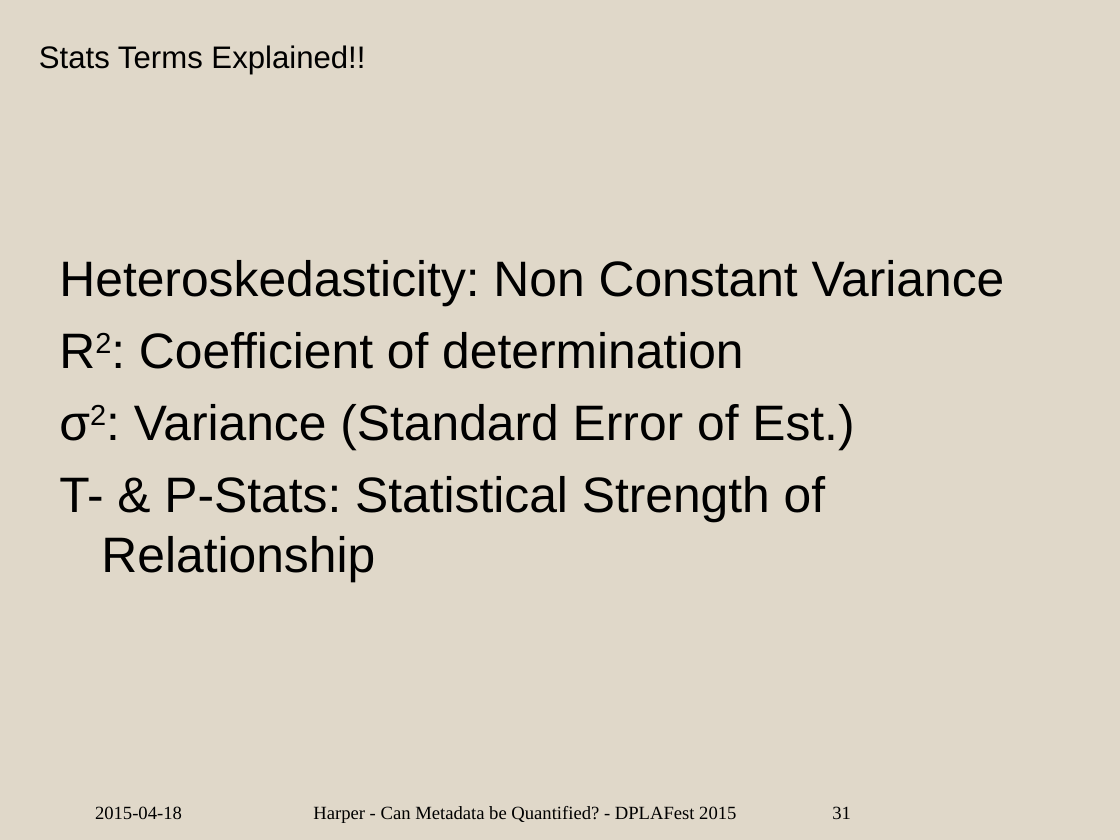
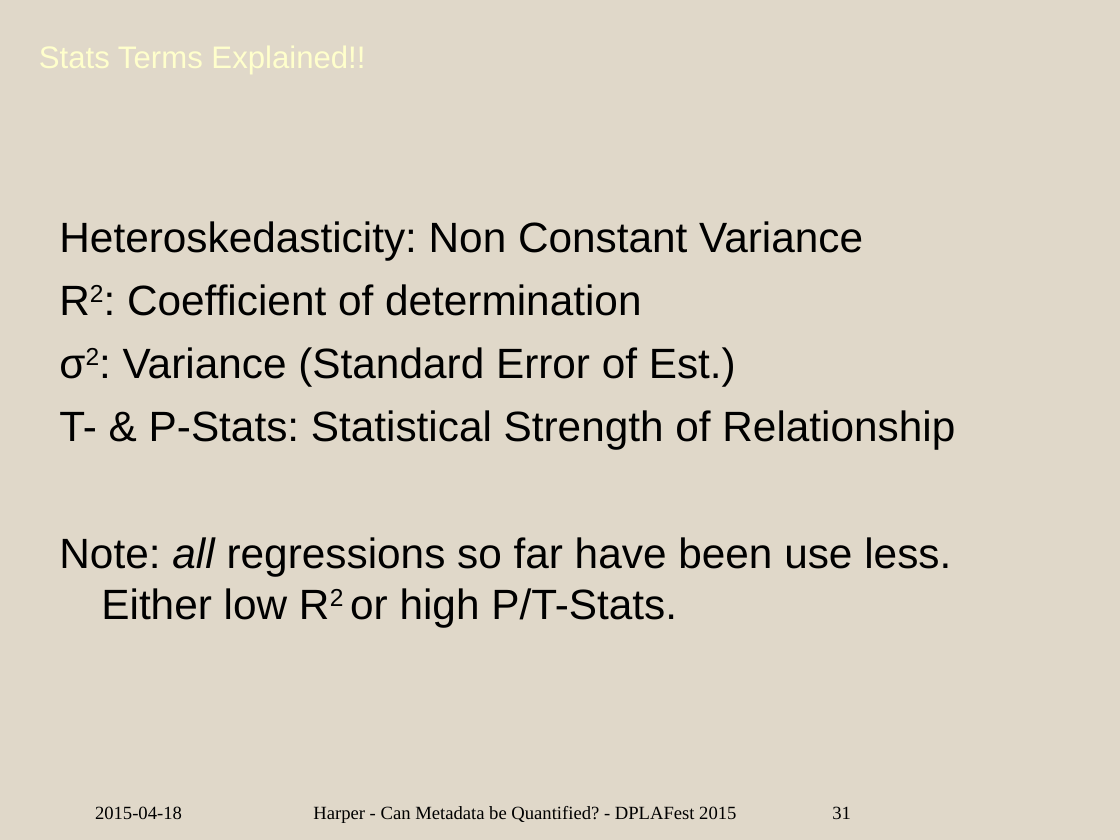
Before and after one commit to chrpr/dpla-analytics, a slide deck: slide 31 of charper.dplafest.20150418.ppt. Drawn at 1120x840 pixels with LibreOffice and Linux fonts; fonts in the diff are those of the drawing; background and template pictures are left out. Boxes give left, top, right and bottom in pixels: in the first picture for what was removed or moved away, otherwise in the second. Text is boxed around its words. In the diff, an @@ line names an element or a change of style, - is before the commit and + after.

Commit message:
fixing fonts, links in slides

```diff
--- a/charper.dplafest.20150418.ppt
+++ b/charper.dplafest.20150418.ppt
@@ title "Stats Terms Explained!!" at (x1=28, y1=19, x2=709, y2=93): text colour #000000 to #FFFFCC @@
@@ text at (x1=59, y1=221, x2=955, y2=450): size 32 to 27.2 pt in "Heteroskedasticity: Non Constant Variance", "R2: Coefficient of determination", "σ2: Variance (Standard Error of Est.)", "T- & P-Stats: Statistical Strength of Relationship" @@
@@ text at (x1=59, y1=537, x2=951, y2=627): paragraph added @@
+Note: all regressions so far have been use less. Either low R2 or high P/T-Stats.
```
Also in this commit, not shown: 31 other slides changed.
